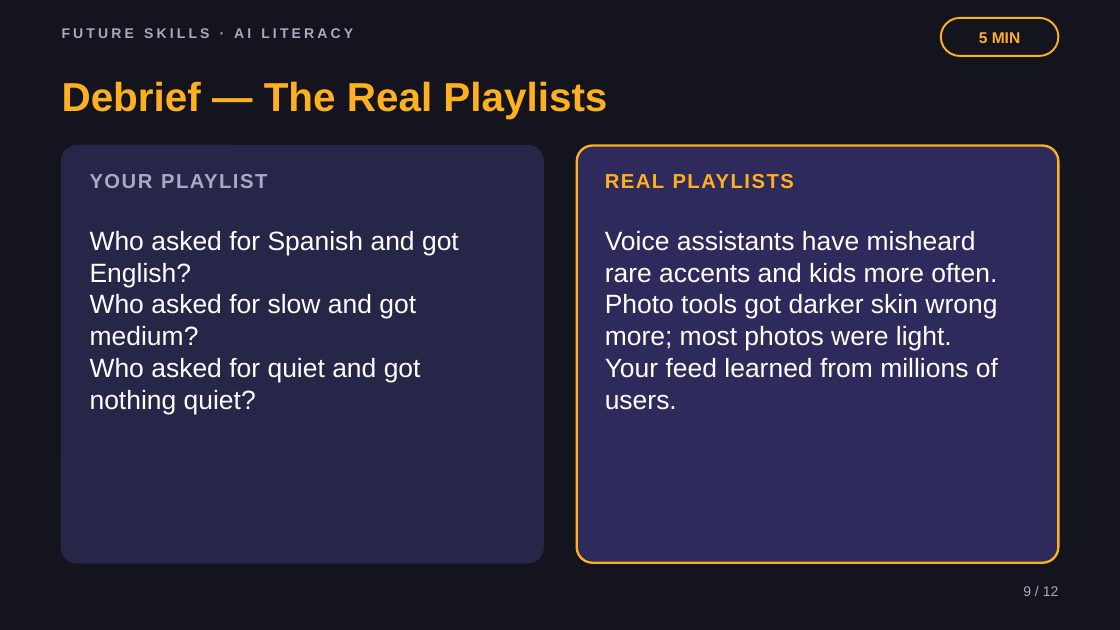
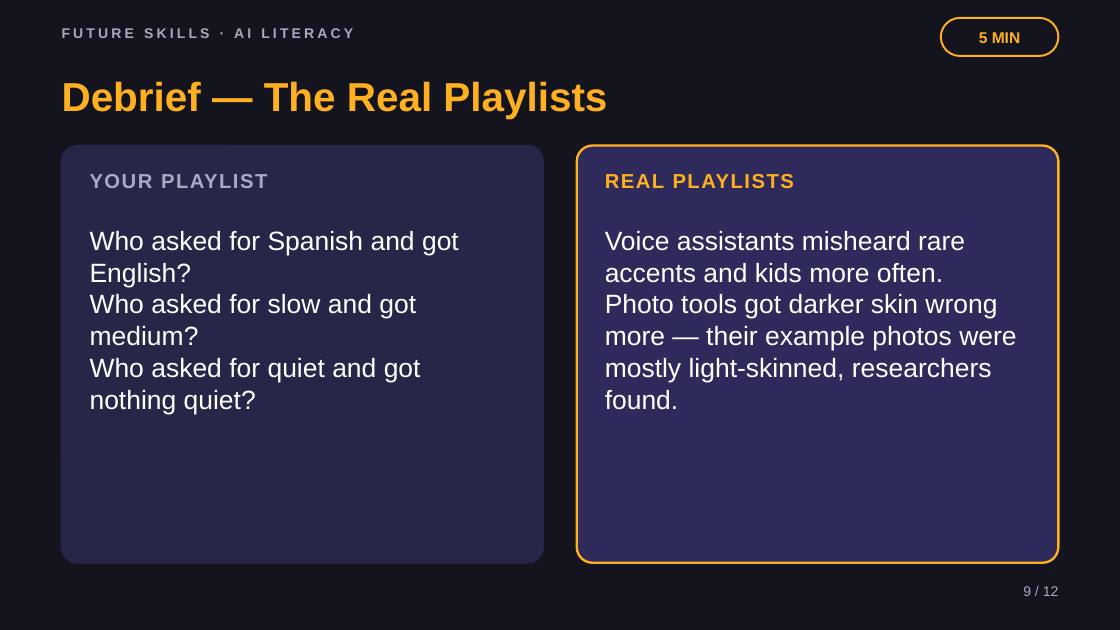
Before and after one commit to phiunit/tptphi, a slide deck: slide 9 of products/ai-training-data-crate/dist/What's in the Playlist - Slides.pptx. Drawn at 1120x630 pixels with LibreOffice and Linux fonts; fonts in the diff are those of the drawing. Boxes give left, top, right and bottom in pixels: in the first picture for what was removed or moved away, otherwise in the second. Text is boxed around its words. In the diff, an @@ line names an element or a change of style, - is before the commit and + after.

```diff
--- a/products/ai-training-data-crate/dist/What's in the Playlist - Slides.pptx
+++ b/products/ai-training-data-crate/dist/What's in the Playlist - Slides.pptx
@@ text at [605,231,1016,410]: text changed @@
-Voice assistants have misheard rare accents and kids more often.
-Photo tools got darker skin wrong more; most photos were light.
-Your feed learned from millions of users.
+Voice assistants misheard rare accents and kids more often.
+Photo tools got darker skin wrong more — their example photos were mostly light-skinned, researchers found.
```
Also in this commit, not shown: 4 other slides changed, 24 other files.
